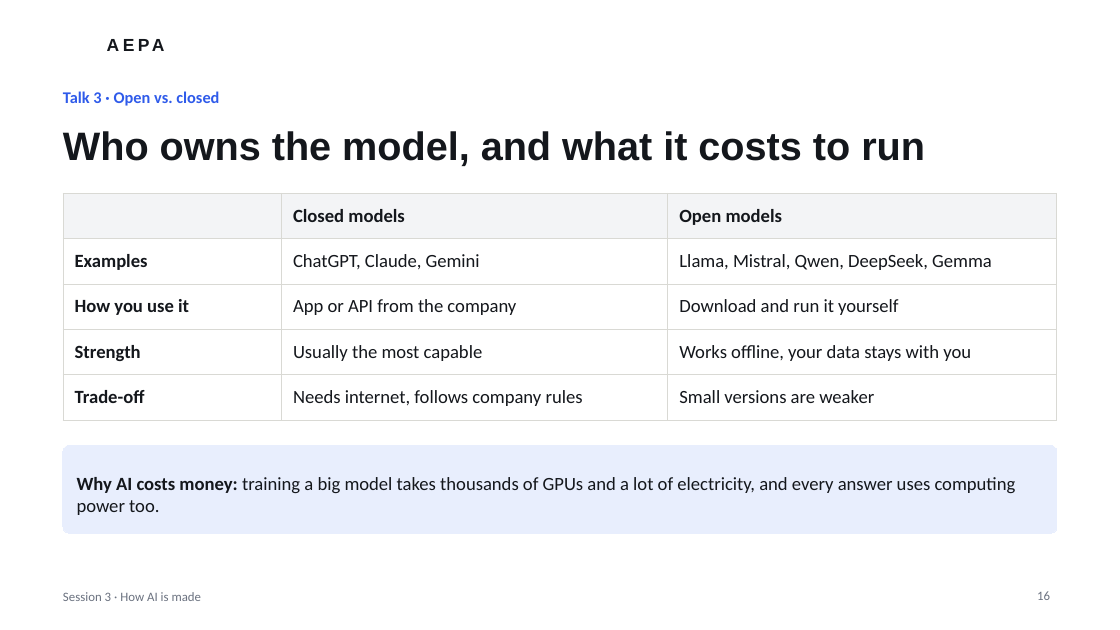
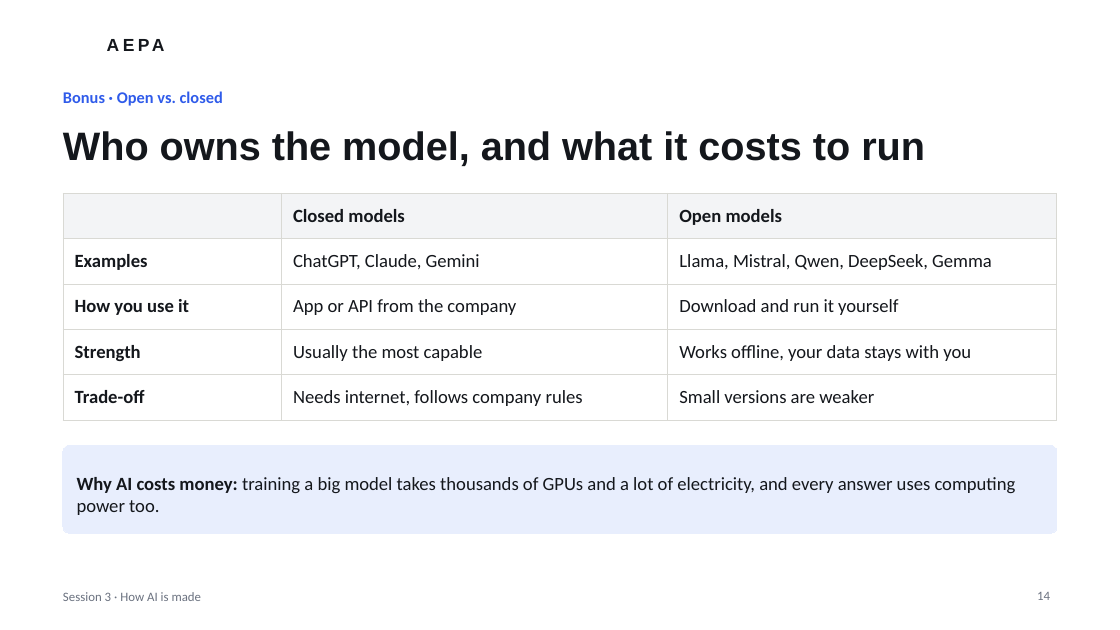
Before and after one commit to JTSG-cons/aepa-sessions, a slide deck: slide 14 of session-3/AEPA-Session-3.pptx (slide 16 before the commit). Drawn at 1120x630 pixels with LibreOffice and Linux fonts; fonts in the diff are those of the drawing; background and template pictures are left out. Boxes give left, top, right and bottom in pixels: in the first picture for what was removed or moved away, otherwise in the second. Text is boxed around its words. In the diff, an @@ line names an element or a change of style, - is before the commit and + after.

```diff
--- a/session-3/AEPA-Session-3.pptx
+++ b/session-3/AEPA-Session-3.pptx
@@ text at (63,91,223,106): text changed @@
-Talk 3 · Open vs. closed
+Bonus · Open vs. closed
@@ page number at (1037,592,1050,600): text changed @@
-16
+14
```
Also in this commit, not shown: 11 other slides changed, 4 slides added, 5 slides removed, 2 other files.
